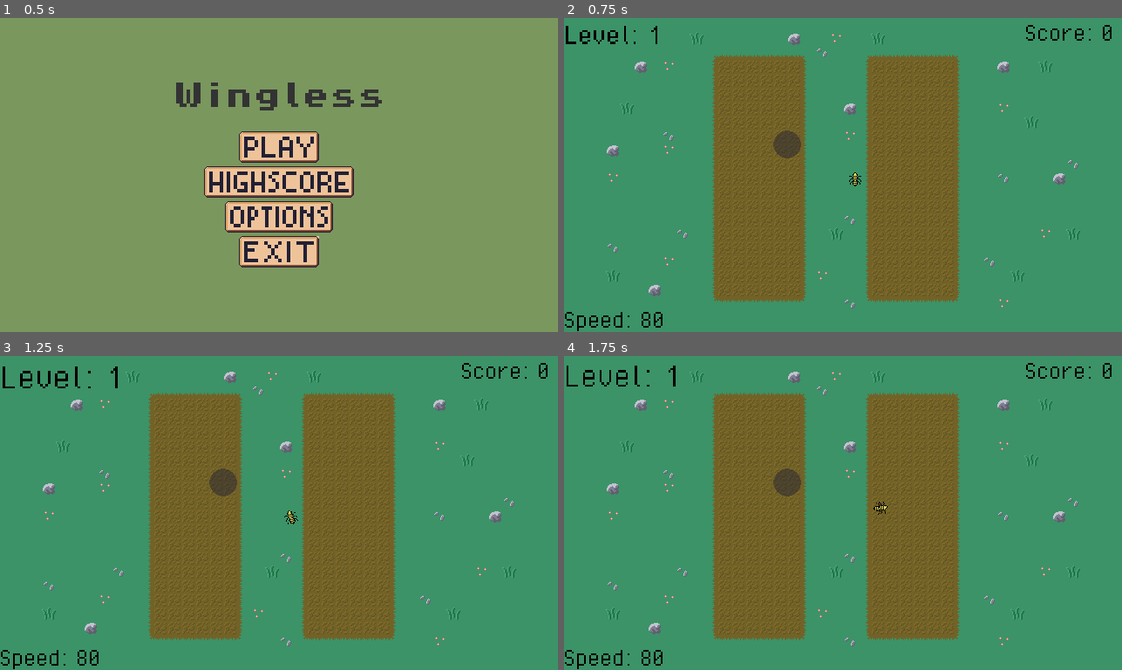
Above: before the commit, frames 1-4 (two rows, left to right).
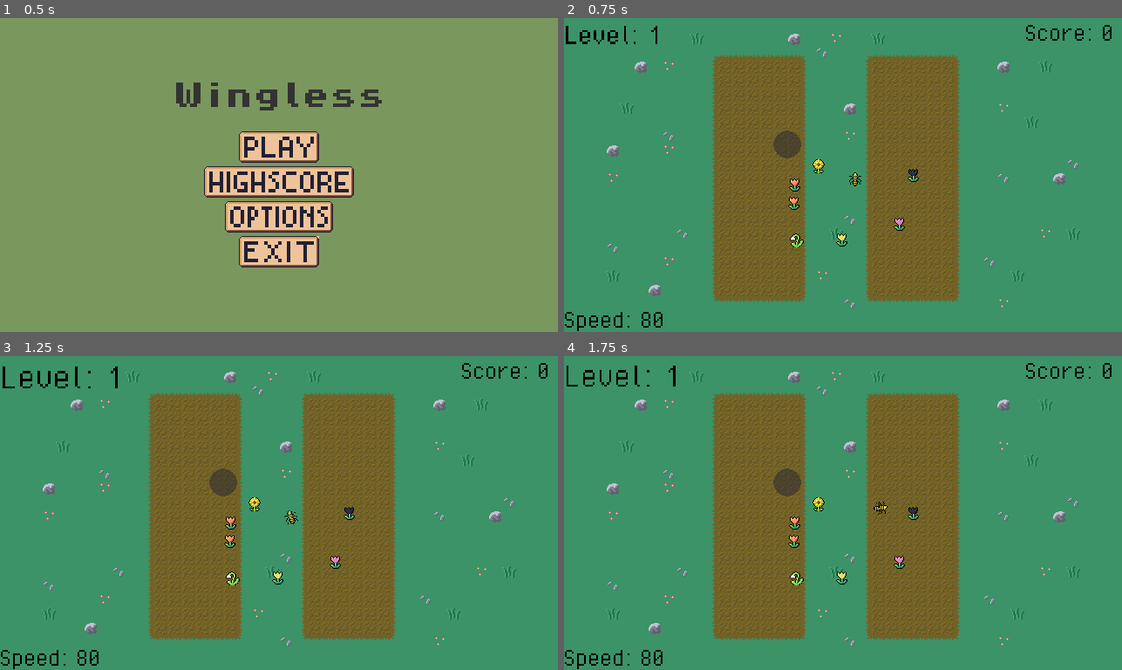
Above: after the commit, the same moments.

Repository: peterakerblom/wingless
Game: Godot game, scene res://scenes/ui/main_menu.tscn
Same seed, same stepped clock (60 frames per second), same inputs: the game is played once before the commit and once after it. Sound files missing from this copy of the repository are replaced by a short silence.
Inputs (mouse positions are in pixels of both pictures, inside the frame that each line leads up to):
- Up to frame 1 (0.5 s): no input
- Up to frame 2 (0.75 s): click (843, 146) at 0.5 s
- Up to frame 3 (1.25 s): no input
- Up to frame 4 (1.75 s): move the mouse to (965, 497) at 1.27 s; hold W (move_up) from 1.28 s (still down)

Frame 1 is identical in both runs. In frame 2, 0.4% of the frame differs, in the area x 40-64%, y 45-74%; in frame 3, 0.4%; in frame 4, 0.4%.

Commit message:
fix: powerup bar

Diff:
--- a/resources/powerups/extra_points_res.tres
+++ b/resources/powerups/extra_points_res.tres
@@ -6,3 +6,5 @@
 script = ExtResource("1_j0x53")
 bonus_points = 2
 points_multiplier = 2
+powerup_duration = 15.0
+powerup_name = "Extra Points"
--- a/resources/powerups/increase_speed_res.tres
+++ b/resources/powerups/increase_speed_res.tres
@@ -4,4 +4,6 @@
 
 [resource]
 script = ExtResource("1_g0wgd")
-factor = 10.0
+speed_boost = 15.0
+powerup_duration = 10.0
+powerup_name = "Increased Speed"
--- a/resources/tulip_red_res.tres
+++ b/resources/tulip_red_res.tres
@@ -1,17 +1,11 @@
-[gd_resource type="Resource" script_class="PlantData" load_steps=4 format=3 uid="uid://dbuyuncrqk74u"]
+[gd_resource type="Resource" script_class="PlantData" load_steps=3 format=3 uid="uid://dbuyuncrqk74u"]
 
 [ext_resource type="Script" path="res://scripts/plant_data.gd" id="1_5c1lm"]
-[ext_resource type="Script" path="res://scripts/powerups/speed.gd" id="1_bvbvq"]
-
-[sub_resource type="Resource" id="Resource_o3c41"]
-script = ExtResource("1_bvbvq")
-speed_boost = 10.0
-powerup_duration = 5.0
+[ext_resource type="Resource" uid="uid://dplb1rboel0aq" path="res://resources/powerups/increase_speed_res.tres" id="1_gu4ky"]
 
 [resource]
 script = ExtResource("1_5c1lm")
 plant_name = "Red Tulip"
 points = 13
 pickup_time = 3.0
-powerup = SubResource("Resource_o3c41")
-powerup_duration = 10.0
+powerup = ExtResource("1_gu4ky")
--- a/scenes/game_ui/powerup_bar.tscn
+++ b/scenes/game_ui/powerup_bar.tscn
@@ -1,6 +1,7 @@
-[gd_scene load_steps=4 format=3 uid="uid://cfxyi0iecainm"]
+[gd_scene load_steps=5 format=3 uid="uid://cfxyi0iecainm"]
 
 [ext_resource type="Script" path="res://scripts/powerup_bar.gd" id="1_jyp1s"]
+[ext_resource type="FontFile" uid="uid://bvdstvvdxjx5e" path="res://assets/fonts/PixelOperator/PixelOperator8.ttf" id="2_eck46"]
 
 [sub_resource type="StyleBoxFlat" id="StyleBoxFlat_lrv7u"]
 bg_color = Color(0.689174, 0.451925, 0.105109, 1)
@@ -10,16 +11,15 @@
 
 [node name="PowerupBar" type="Control"]
 layout_mode = 3
-anchors_preset = 15
-anchor_right = 1.0
-anchor_bottom = 1.0
-grow_horizontal = 2
-grow_vertical = 2
+anchors_preset = 0
+size_flags_horizontal = 3
+size_flags_vertical = 3
 script = ExtResource("1_jyp1s")
 
 [node name="ProgressBar" type="ProgressBar" parent="."]
 layout_mode = 0
-offset_right = 177.0
+offset_left = -161.0
+offset_right = 166.0
 offset_bottom = 27.0
 theme_override_styles/background = SubResource("StyleBoxFlat_lrv7u")
 theme_override_styles/fill = SubResource("StyleBoxFlat_8fgyg")
@@ -28,5 +28,9 @@
 
 [node name="Label" type="Label" parent="."]
 layout_mode = 0
-offset_right = 40.0
-offset_bottom = 23.0
+offset_left = -86.0
+offset_right = 91.0
+offset_bottom = 27.0
+theme_override_fonts/font = ExtResource("2_eck46")
+horizontal_alignment = 1
+vertical_alignment = 1
--- a/scenes/level.tscn
+++ b/scenes/level.tscn
@@ -7,9 +7,15 @@
 [ext_resource type="PackedScene" uid="uid://c63jav3eq4r3y" path="res://scenes/spawn.tscn" id="5_51k3b"]
 [ext_resource type="Texture2D" uid="uid://dqbeaaj4x2tbo" path="res://assets/images/wingless_tileset_v2.png" id="6_cpfut"]
 [ext_resource type="Script" path="res://scripts/tile_map_layer.gd" id="6_uhpe5"]
+[ext_resource type="PackedScene" uid="uid://br0n6edb2wsce" path="res://scenes/flowers/tulip_red.tscn" id="7_q4el2"]
+[ext_resource type="PackedScene" uid="uid://d0tpgsdj10gpn" path="res://scenes/flowers/tulip_yellow.tscn" id="8_3vjp4"]
 [ext_resource type="FontFile" uid="uid://bty0t72olslwg" path="res://assets/fonts/PixelOperator/PixelOperator.ttf" id="8_aconb"]
 [ext_resource type="Script" path="res://scripts/canvas_layer.gd" id="8_u2t75"]
 [ext_resource type="PackedScene" uid="uid://c2f2mh2vhsbme" path="res://scenes/enemies/apple.tscn" id="9_iaj1h"]
+[ext_resource type="PackedScene" uid="uid://ynetij171pjh" path="res://scenes/flowers/tulip_pink.tscn" id="9_sn0wo"]
+[ext_resource type="PackedScene" uid="uid://1htwuc48ian7" path="res://scenes/flowers/tulip_black.tscn" id="10_84ff5"]
+[ext_resource type="PackedScene" uid="uid://oflg1kh26y6k" path="res://scenes/flowers/sunflower_yellow.tscn" id="15_k41np"]
+[ext_resource type="PackedScene" uid="uid://cy2ynsb0uc8tm" path="res://scenes/flowers/snowdrop.tscn" id="16_qr8o6"]
 
 [sub_resource type="TileSetAtlasSource" id="TileSetAtlasSource_t73m2"]
 texture = ExtResource("2_r65vv")
@@ -47,7 +53,7 @@
 sources/0 = SubResource("TileSetAtlasSource_t73m2")
 sources/1 = SubResource("TileSetAtlasSource_51ooa")
 
-[node name="Level" type="Node2D"]
+[node name="Level" type="Node2D" groups=["Levels"]]
 script = ExtResource("1_jseyj")
 
 [node name="Camera2D" type="Camera2D" parent="."]
@@ -68,6 +74,28 @@
 apple_spawn_interval_max = 10.0
 
 [node name="Flowers" type="Node" parent="."]
+
+[node name="Plant" parent="Flowers" instance=ExtResource("7_q4el2")]
+position = Vector2(264, 213)
+
+[node name="Plant2" parent="Flowers" instance=ExtResource("7_q4el2")]
+position = Vector2(265, 192)
+
+[node name="Plant3" parent="Flowers" instance=ExtResource("8_3vjp4")]
+position = Vector2(319, 255)
+
+[node name="Plant4" parent="Flowers" instance=ExtResource("9_sn0wo")]
+position = Vector2(385, 237)
+
+[node name="Plant5" parent="Flowers" instance=ExtResource("10_84ff5")]
+position = Vector2(401, 181)
+
+[node name="Plant6" parent="Flowers" instance=ExtResource("15_k41np")]
+position = Vector2(292, 170)
+
+[node name="Plant7" parent="Flowers" instance=ExtResource("16_qr8o6")]
+position = Vector2(267, 255)
+scale = Vector2(1, 1.00778)
 
 [node name="Enemies" type="Node" parent="."]
 
--- a/scripts/canvas_layer.gd
+++ b/scripts/canvas_layer.gd
@@ -12,4 +12,5 @@
 	var bar_scene = preload("uid://cfxyi0iecainm")
 	var bar = bar_scene.instantiate()
 	container.add_child(bar)
-	bar.start(powerup.powerup_name, powerup.powerup_duration)
+	bar.start(powerup)
+	return bar
--- a/scripts/level.gd
+++ b/scripts/level.gd
@@ -80,7 +80,6 @@
 
 func _on_timer_enemy_spawn_time_timeout() -> void:
 	if GameManager.is_player_alive:
-		print(GameManager.is_player_alive)
 		increase_level()
 		GameManager.min_enemy_spawn_time = max(1, current_level["min"])
 		GameManager.max_enemy_spawn_time = max(1, current_level["max"])
--- a/scripts/plant.gd
+++ b/scripts/plant.gd
@@ -14,6 +14,8 @@
 var powerup_timer: Timer
 
 var pulse_growing := true
+
+var the_player: CharacterBody2D
 
 signal flower_depleted
 
@@ -47,6 +49,7 @@
 
 func _on_body_entered(body: Node2D) -> void:
 	if body.is_in_group("Player"):
+		the_player = body
 		progress_bar.visible = true
 		timer.start()
 
@@ -57,7 +60,6 @@
 		timer.stop()
 
 func _on_timer_timeout() -> void:
-	print("Powerup Active!")
 	_activate_powerup()
 	level.incement_score(data.points)
 	var popup = preload("uid://mh2tdxx14rx7").instantiate() # point popup
@@ -108,18 +110,11 @@
 func _activate_powerup():
 	if data and data.powerup:
 		var powerup: Powerup = data.powerup
-		data.powerup.apply(self)
+		powerup.apply(self)
 
-		# --- UI feedback ---
 		var ui_layer = get_tree().get_first_node_in_group("UI")
 		if ui_layer:
-			ui_layer.add_duration_bar(powerup)
-
-		#var powerup_duration_bar = powerup_bar.instantiate()
-		#level.add_child(powerup_duration_bar)
-#
-		#var powerup_timer := get_tree().create_timer(powerup.powerup_duration)
-		#powerup_timer.timeout.connect(func():
-			#powerup.remove(self)
-			#powerup_duration_bar.queue_free()
-		#)
+			var bar = ui_layer.add_duration_bar(powerup)
+			await get_tree().process_frame  # 👈 Vänta tills baren är i scenen
+			if bar and bar.is_connected("expired", Callable(self, "_on_powerup_expired")) == false:
+				bar.connect("expired", Callable(the_player, "_on_powerup_expired"))
--- a/scripts/plant_data.gd
+++ b/scripts/plant_data.gd
@@ -8,7 +8,7 @@
 @export var pickup_time: float = 0
 #@export var powerup: PowerupType = PowerupType.NONE
 @export var powerup: Powerup
-@export var powerup_duration: float = 10
+#@export var powerup_duration: float = 10
 @export var sprite: Texture2D
 
 
--- a/scripts/player.gd
+++ b/scripts/player.gd
@@ -22,7 +22,6 @@
 		velocity = Vector2.ZERO
 		move_and_slide()
 		return
-	#look_at(get_global_mouse_position())
 
 	# --- Smooth rotation mot musen ---
 	var target_angle = (get_global_mouse_position() - global_position).angle()
@@ -68,3 +67,6 @@
 	get_tree().root.add_child(player)
 	player.play()
 	player.connect("finished", Callable(player, "queue_free"))
+
+func _on_powerup_expired(powerup: Powerup):
+	powerup.remove(self)
--- a/scripts/powerup_bar.gd
+++ b/scripts/powerup_bar.gd
@@ -1,10 +1,14 @@
 extends Control
+
+signal expired(powerup)
 
 @onready var bar: ProgressBar = $ProgressBar
 @onready var label: Label = $Label
 
 var duration := 1.0
 var time_left := 1.0
+var active_powerup = null
+
 
 # Called when the node enters the scene tree for the first time.
 func _ready() -> void:
@@ -15,12 +19,16 @@
 		time_left -= delta
 		bar.value = time_left
 		if time_left <= 0:
+			emit_signal("expired", active_powerup)
 			queue_free()
 
-func start(powerup_name: String, duration_value: float):
-	duration = duration_value
+func start(powerup: Powerup): # , duration_value: float
+	active_powerup = powerup
+	duration = powerup.powerup_duration
 	time_left = duration
-	label.text = powerup_name
+	label.text = powerup.powerup_name
+	print(powerup.powerup_name)
 	bar.max_value = duration
 	bar.value = duration
 	show()
+	set_process(true)
--- a/scripts/powerups/freeze_enemies.gd
+++ b/scripts/powerups/freeze_enemies.gd
@@ -4,8 +4,23 @@
 #@export var duration: float = 3.0
 
 func apply(target: Node):
+	_freeze_enemies(target)
+	# Här kan du signalera eller kalla en EnemyManager
+
+func _freeze_enemies(target):
 	print("Enemies frozen for seconds!")
-	# Här kan du signalera eller kalla en EnemyManager
+	var tree = target.get_tree()
+	if not tree:
+		push_warning("FreezeEnemies: target has no SceneTree")
+		return
+
+	var enemies = tree.get_nodes_in_group("Enemies")
+	for enemy in enemies:
+		if enemy.has_method("freeze"):
+			enemy.freeze()
+	#var level = get_tree().get_first_node_in_group("Levels")
+
+	pass
 
 # Called when the node enters the scene tree for the first time.
 func _ready() -> void:
--- a/scripts/powerups/speed.gd
+++ b/scripts/powerups/speed.gd
@@ -1,7 +1,7 @@
 extends Powerup
 class_name IncreaseSpeed
 
-@export var speed_boost: float = 10.0
+@export var speed_boost: float
 #@export var powerup_duration: float = 5.0
 
 signal timeout
Not shown: 1 places in scenes/level.tscn that only renumber resources
